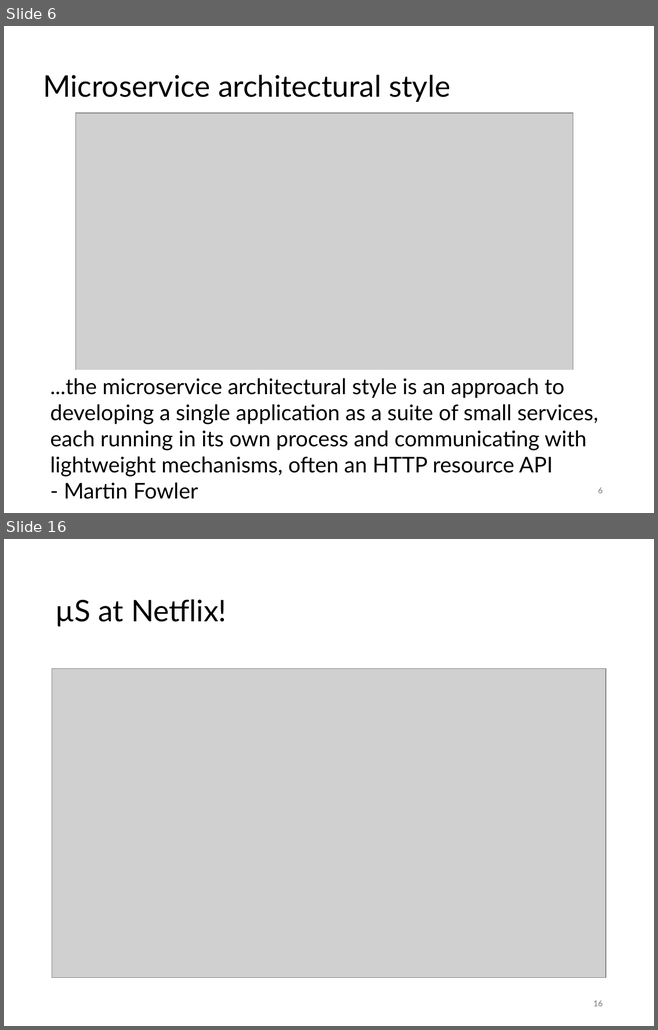
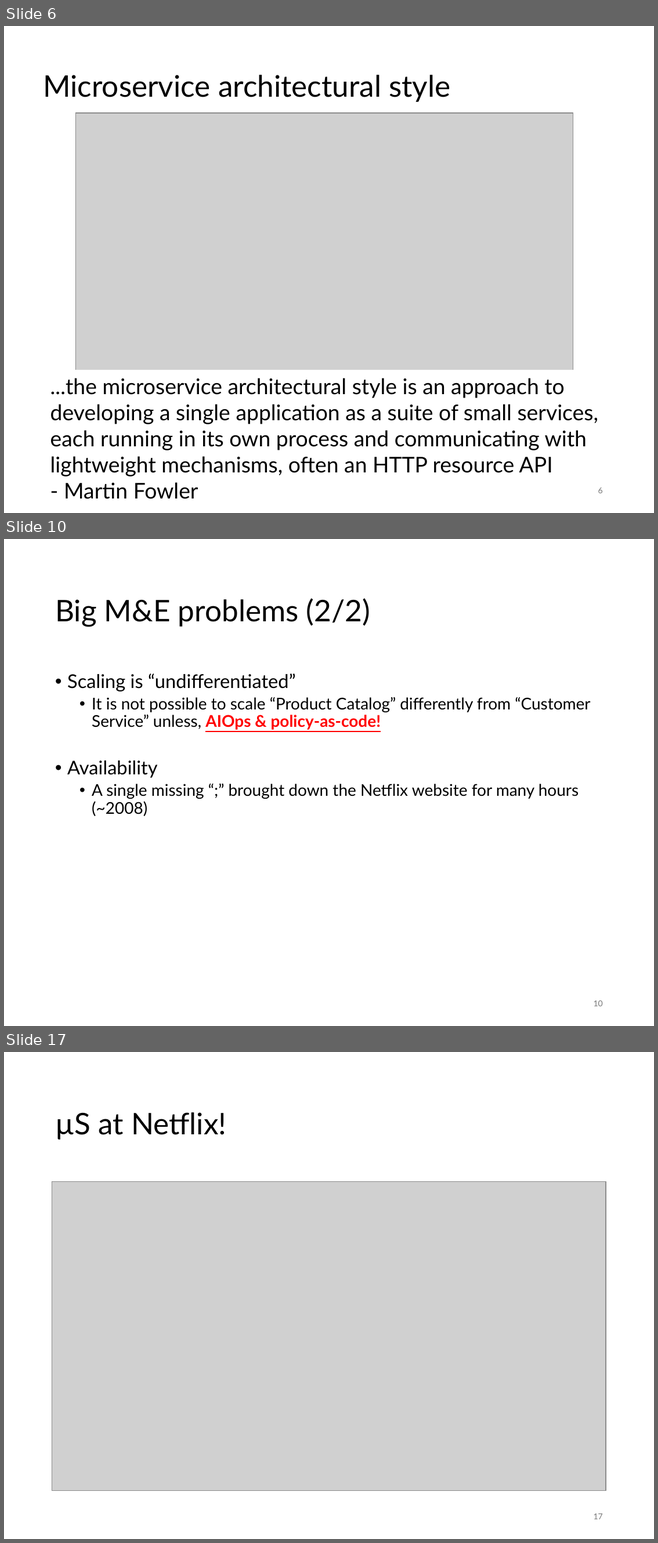
Before and after one commit to SannioEvolution/Material, a slide deck: 20 - Orchestration and AIOps.pptx. Shown one above the other, each under a label of ours: slides 6 and 16 before the commit, slides 6, 10 and 17 after it; the slides between them are not shown. The pictures are 658x1030 and 658x1543 pixels, drawn with LibreOffice and Linux fonts; fonts in the diff are those of the drawing; grey boxes stand for pictures. Boxes give left, top, right and bottom in pixels: in the first picture for what was removed or moved away, otherwise in the second. Text is boxed around its words. In the diff, an @@ line names an element or a change of style, - is before the commit and + after.

Commit message:
updating AIOps

```diff
--- a/20 - Orchestration and AIOps.pptx
+++ b/20 - Orchestration and AIOps.pptx
@@ slide 10 added at box(4, 539, 654, 1026), background #FFFFFF @@
@@ title added at box(55, 598, 370, 627), 33 pt, text #000000 @@
+Big M&E problems (2/2)
@@ text added at box(67, 674, 590, 816), 18 pt, text #000000 @@
+• Scaling is “undifferentiated”
+  • It is not possible to scale “Product Catalog” differently from “Customer Service” unless, AIOps & policy-as-code!
+• Availability
+  • A single missing “;” brought down the Netflix website for many hours (~2008)
@@ page number added at box(593, 1001, 603, 1006), 9 pt, text #797979 @@
+10
@@ what was slide 16 is now slide 17 @@
@@ page number at box(593, 1514, 603, 1519): text changed @@
-16
+17
```
Also in this commit, not shown: 13 slides changed, 5 other slides added, 1 slide removed, 1 other file.
